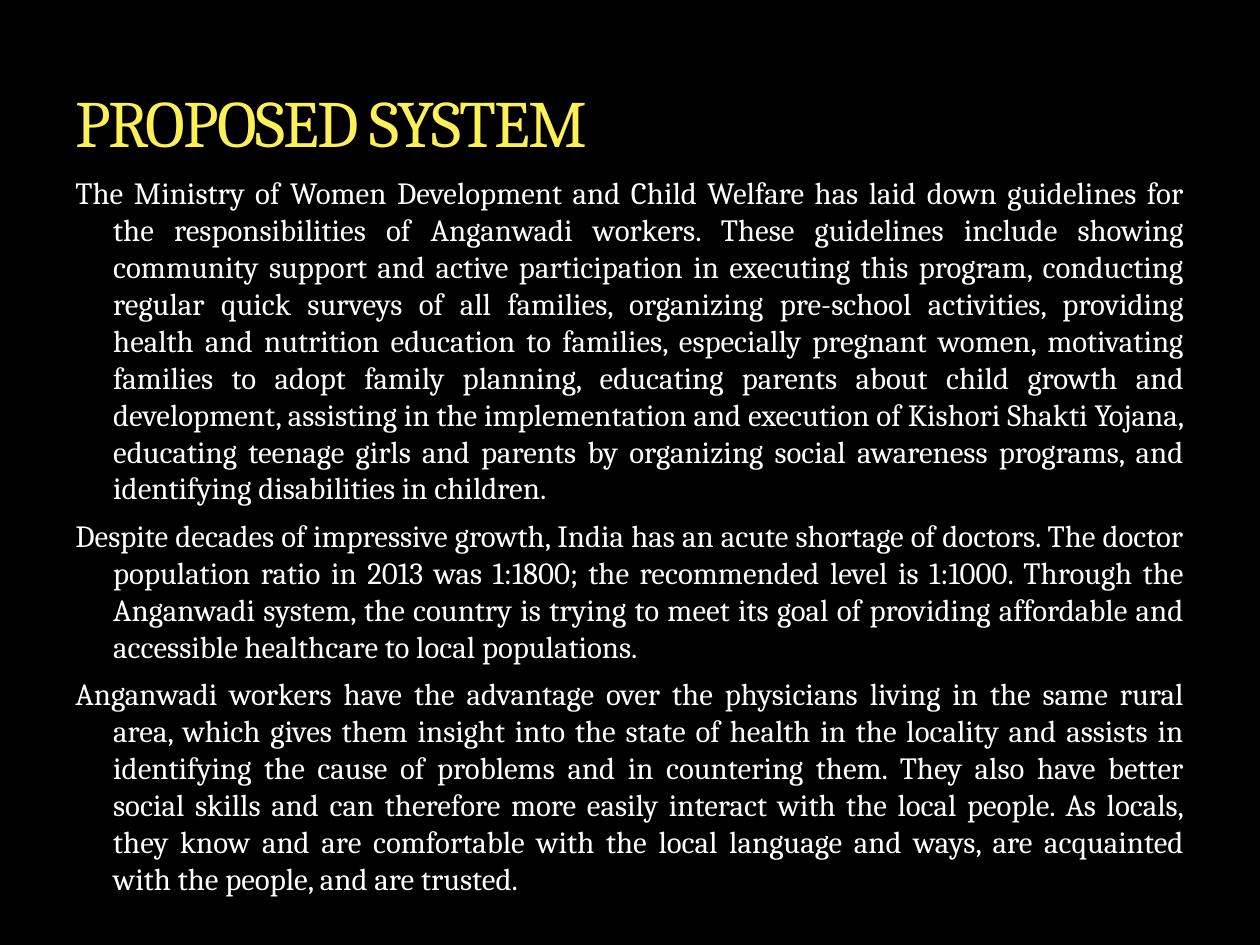
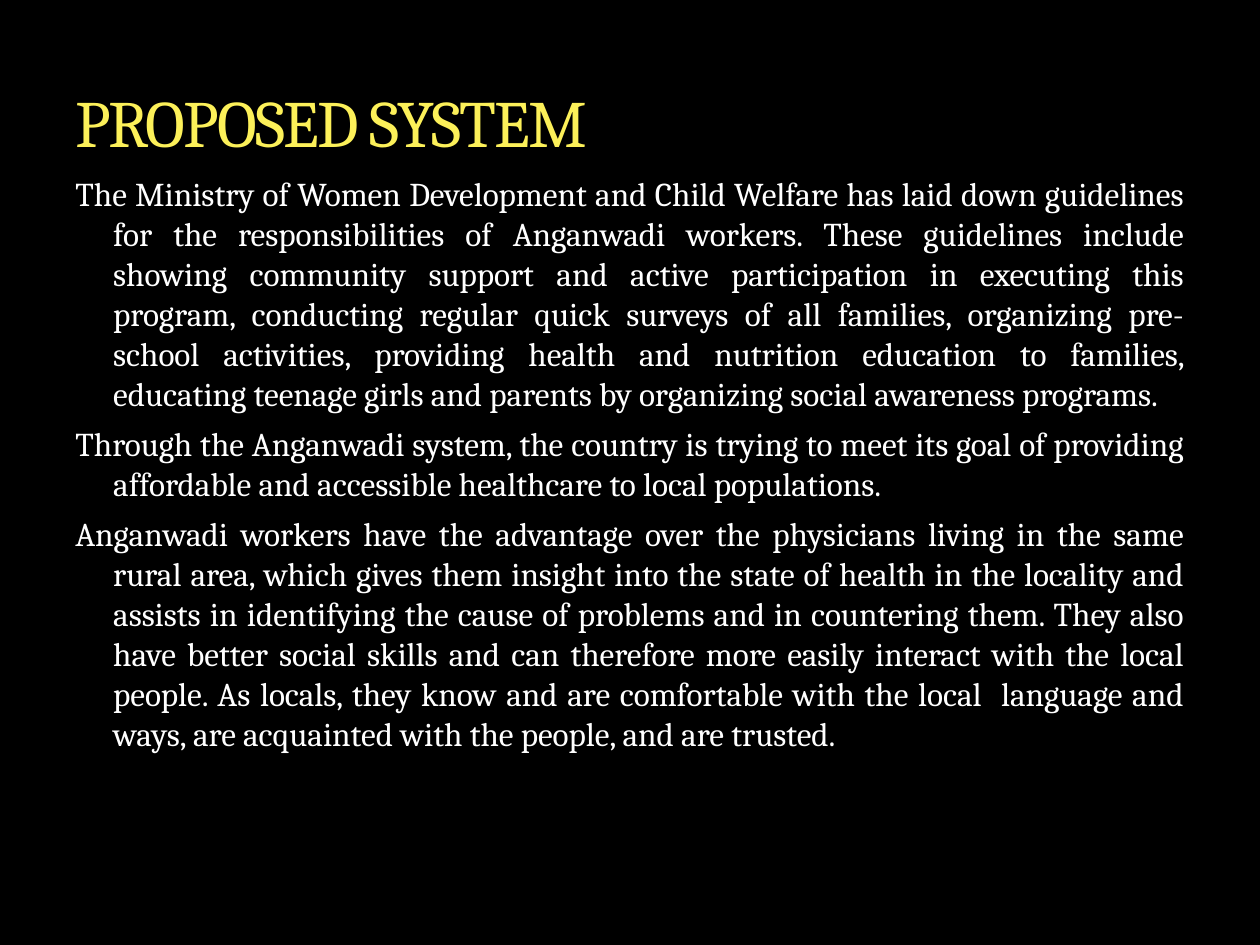
Before and after one commit to ShilpaKP/MainProject, a slide deck: slide 4 of ANGANWADI AUTOMATIONfirst.pptx. Drawn at 1260x945 pixels with LibreOffice and Linux fonts; fonts in the diff are those of the drawing; background and template pictures are left out. Boxes give left, top, right and bottom in pixels: in the first picture for what was removed or moved away, otherwise in the second. Text is boxed around its words. In the diff, an @@ line names an element or a change of style, - is before the commit and + after.

```diff
--- a/ANGANWADI AUTOMATIONfirst.pptx
+++ b/ANGANWADI AUTOMATIONfirst.pptx
@@ text at (75, 182, 1184, 503): text changed; size 17.6 to 19 pt @@
-The Ministry of Women Development and Child Welfare has laid down guidelines for the responsibilities of Anganwadi workers. These guidelines include showing community support and active participation in executing this program, conducting regular quick surveys of all families, organizing pre-school activities, providing health and nutrition education to families, especially pregnant women, motivating families to adopt family planning, educating parents about child growth and development, assisting in the implementation and execution of Kishori Shakti Yojana, educating teenage girls and parents by organizing social awareness programs, and identifying disabilities in children.
-Despite decades of impressive growth, India has an acute shortage of doctors. The doctor population ratio in 2013 was 1:1800; the recommended level is 1:1000. Through the Anganwadi system, the country is trying to meet its goal of providing affordable and accessible healthcare to local populations.
+The Ministry of Women Development and Child Welfare has laid down guidelines for the responsibilities of Anganwadi workers. These guidelines include showing community support and active participation in executing this program, conducting regular quick surveys of all families, organizing pre-school activities, providing health and nutrition education to families, educating teenage girls and parents by organizing social awareness programs.
+Through the Anganwadi system, the country is trying to meet its goal of providing affordable and accessible healthcare to local populations.
@@ text at (75, 523, 1184, 753): size 17.6 to 19 pt in "Anganwadi workers have the advantage over the ..." @@
```
Also in this commit, not shown: 3 other slides changed, 9 slides added.
